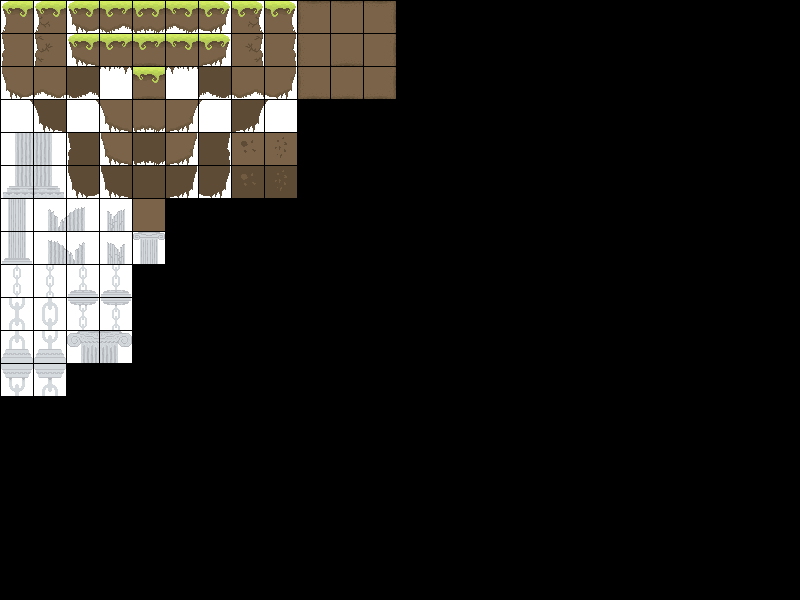
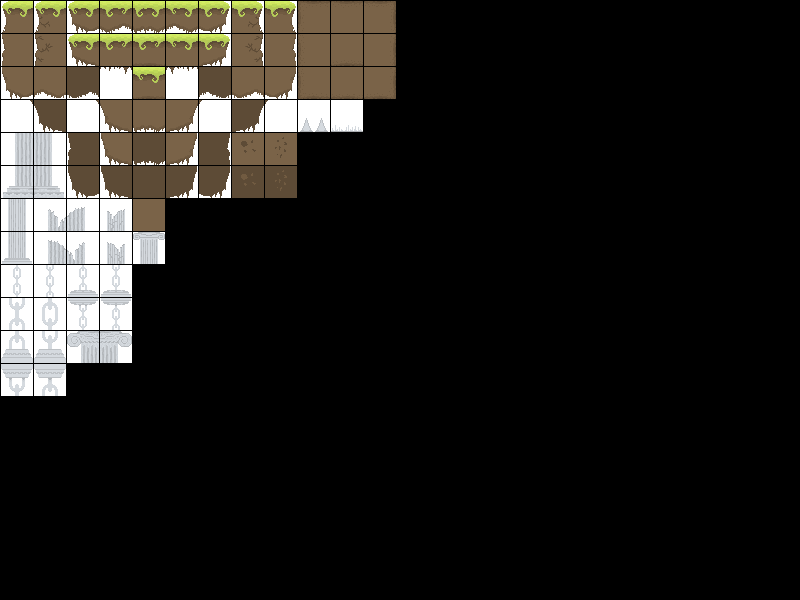
Layer changes from the first 800 × 600 image to the second:
added layer "Capa 67" above "Capa 66" over [331, 100, 363, 132]
painted on "Capa 66" over [298, 100, 330, 132]
